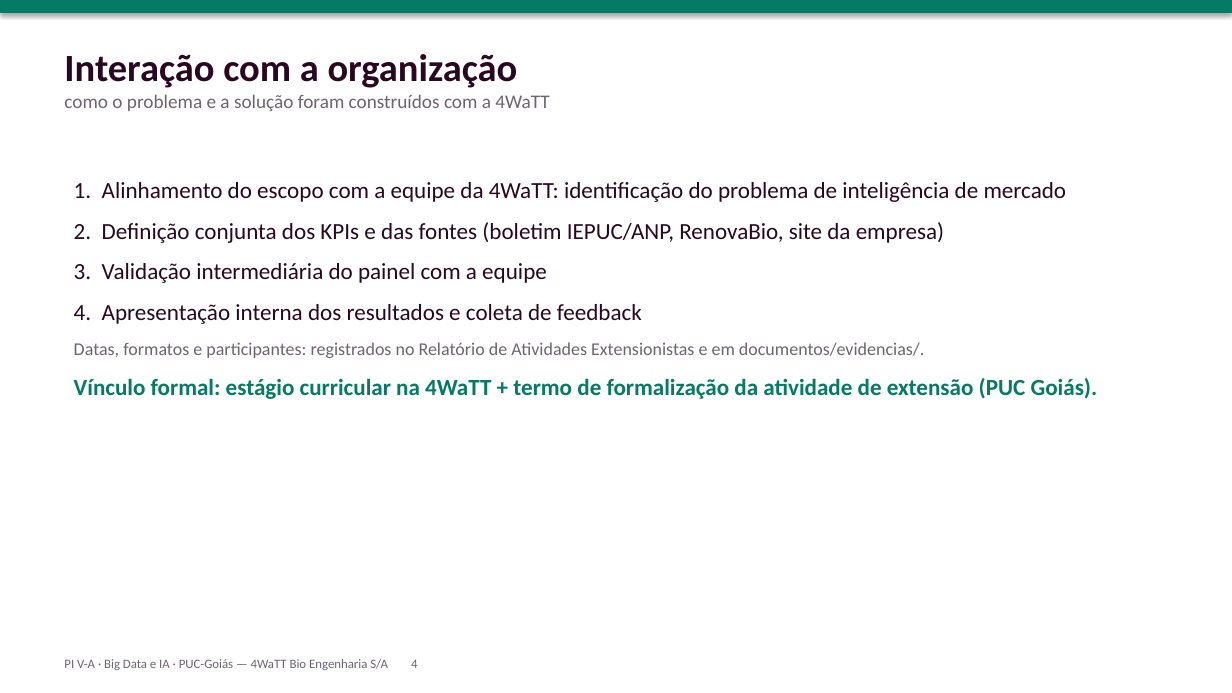
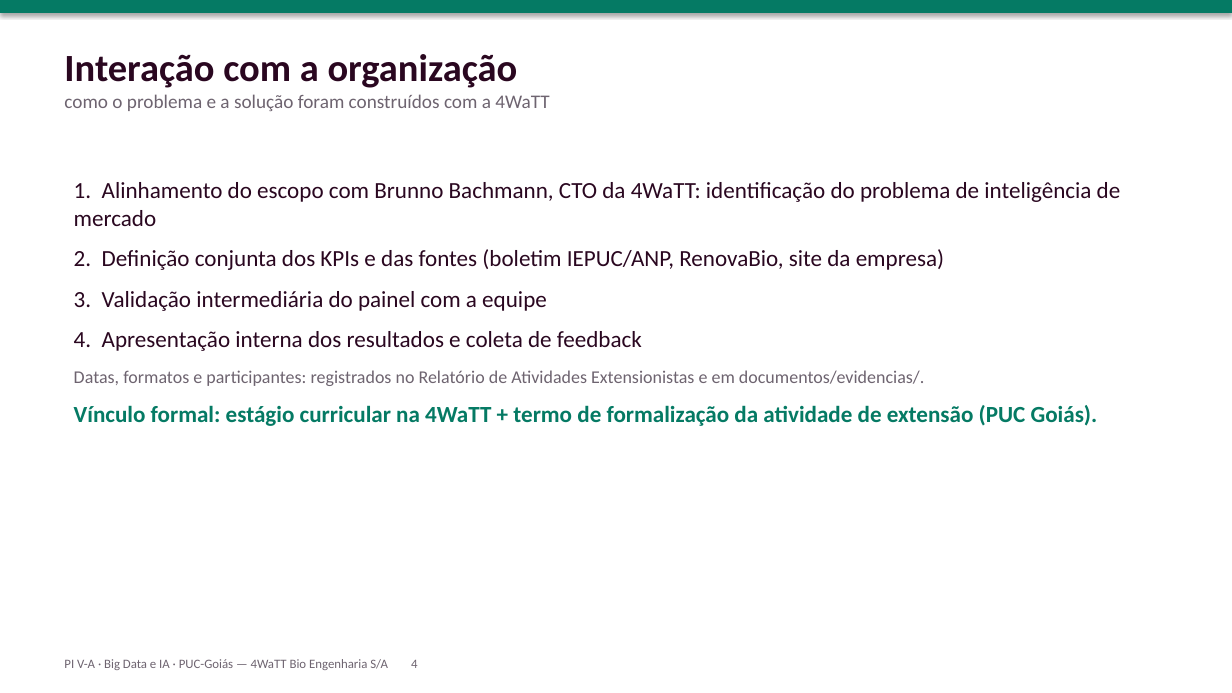
Before and after one commit to NathanC16/Radar-Econ-mico-do-Biometano, a slide deck: slide 4 of apresentacao/apresentacao_oral.pptx. Drawn at 1232x693 pixels with LibreOffice and Linux fonts; fonts in the diff are those of the drawing. Boxes give left, top, right and bottom in pixels: in the first picture for what was removed or moved away, otherwise in the second. Text is boxed around its words. In the diff, an @@ line names an element or a change of style, - is before the commit and + after.

```diff
--- a/apresentacao/apresentacao_oral.pptx
+++ b/apresentacao/apresentacao_oral.pptx
@@ text at box(74, 182, 1121, 226): text changed @@
-1. Alinhamento do escopo com a equipe da 4WaTT: identificação do problema de inteligência de mercado
+1. Alinhamento do escopo com Brunno Bachmann, CTO da 4WaTT: identificação do problema de inteligência de mercado
```
Also in this commit, not shown: 3 other slides changed, 4 other files.
